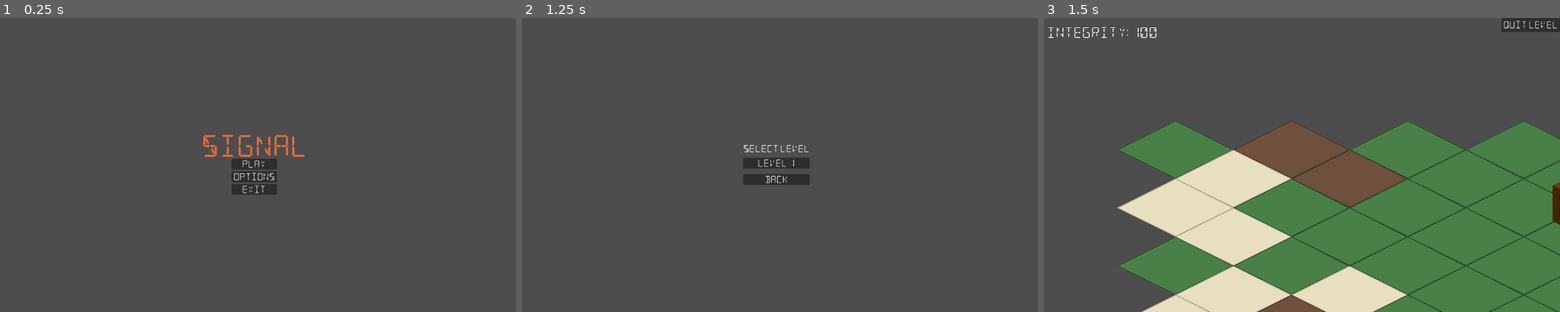
Above: before the commit, frames 1-3 (left to right).
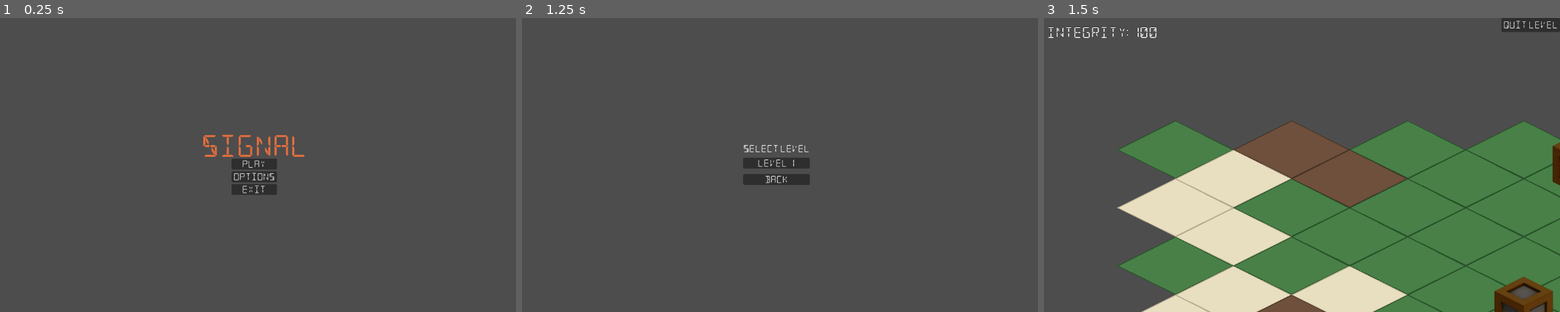
Above: after the commit, the same moments.

Repository: Ty1rl/Signal
Game: Godot game, scene res://menus/main_menu.tscn
Same seed, same stepped clock (60 frames per second), same inputs: the game is played once before the commit and once after it.
Inputs:
- Up to frame 1 (0.25 s): no input
- Up to frame 2 (1.25 s): click "Play" at 0.5 s
- Up to frame 3 (1.5 s): click "Level 1" at 1.25 s

Frames 1-2 are identical in both runs. In frame 3, 1.5% of the frame differs, in the area x 87-100%, y 42-100%.

Commit message:
Fix tower offsets

Diff:
--- a/scenes/tower.tscn
+++ b/scenes/tower.tscn
@@ -11,8 +11,8 @@
 
 [node name="Sprite2D" type="Sprite2D" parent="." unique_id=782624927]
 texture = ExtResource("2_ay4al")
-offset = Vector2(0, -98)
+offset = Vector2(0, -185)
 
 [node name="CollisionShape2D" type="CollisionShape2D" parent="." unique_id=1736902876]
-position = Vector2(1, 54.5)
+position = Vector2(0, -32)
 shape = SubResource("RectangleShape2D_ay4al")
